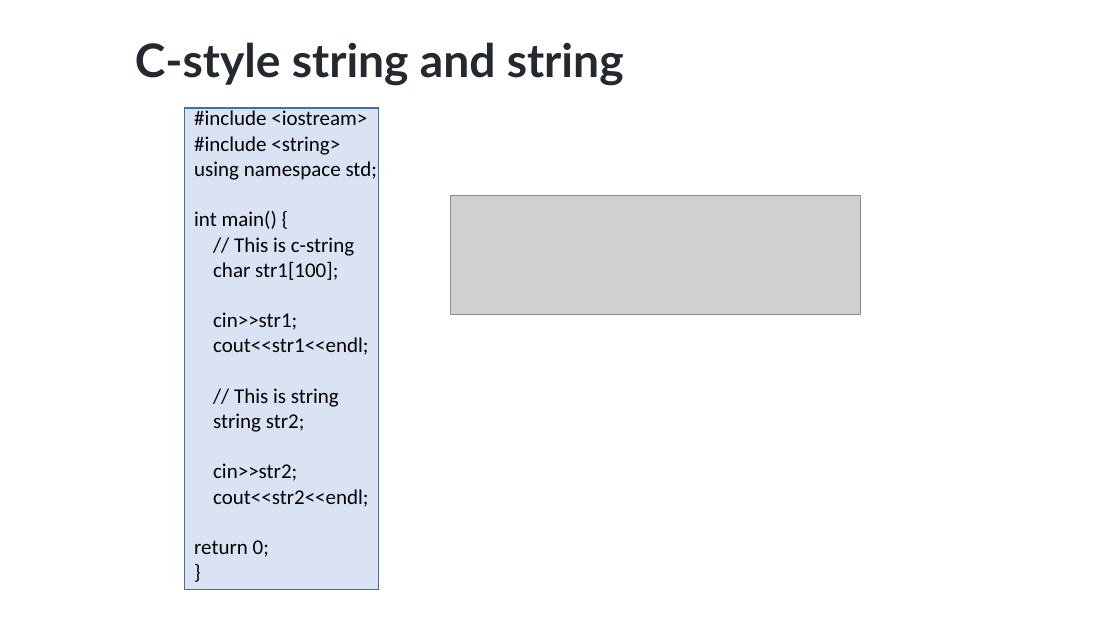
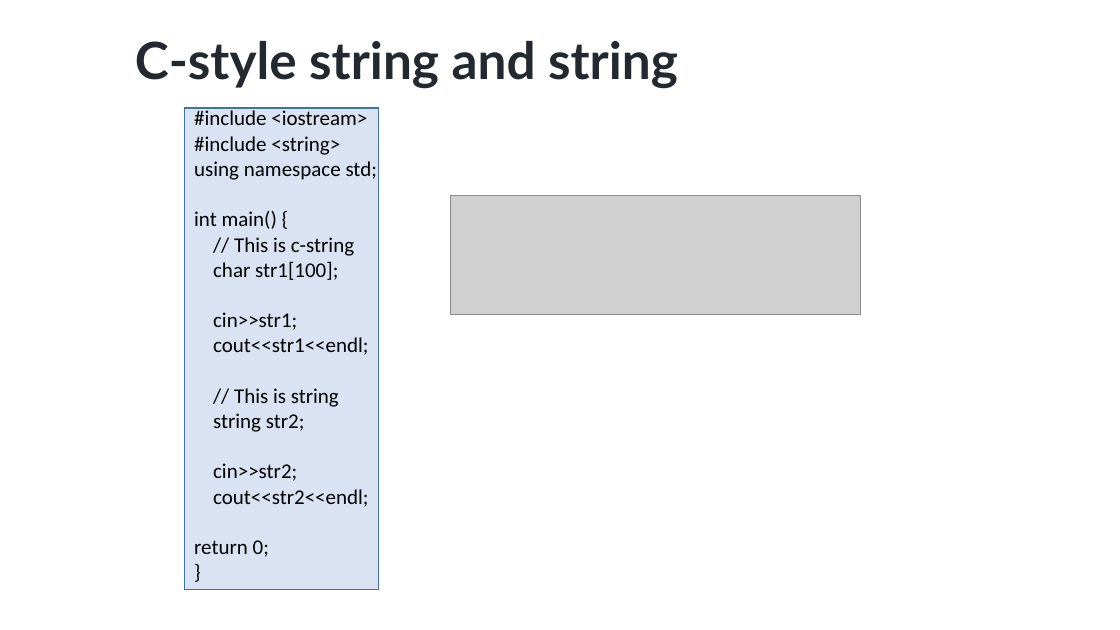
Before and after one commit to ShiqiYu/CPP, a slide deck: slide 6 of week04/Lab04.pptx. Drawn at 1120x630 pixels with LibreOffice and Linux fonts; fonts in the diff are those of the drawing; grey boxes stand for pictures; background and template pictures are left out. Boxes give left, top, right and bottom in pixels: in the first picture for what was removed or moved away, otherwise in the second. Text is boxed around its words. In the diff, an @@ line names an element or a change of style, - is before the commit and + after.

```diff
--- a/week04/Lab04.pptx
+++ b/week04/Lab04.pptx
@@ title "C-style string and string" at <box>135,41,678,89</box>: size 39.6 to 44 pt @@
```
Also in this commit, not shown: 8 other slides changed, 1 other file.
